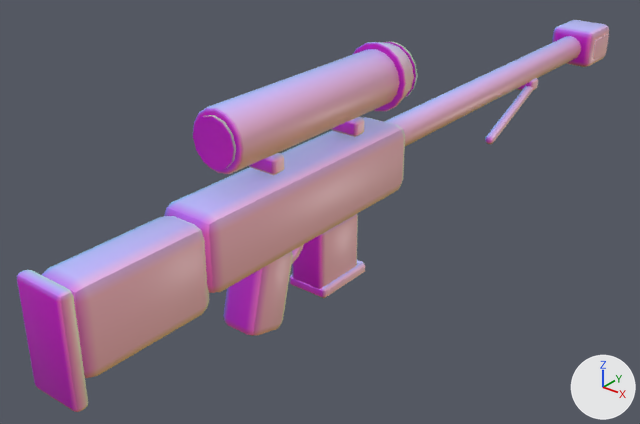
Two versions of the glTF model game/assets/models/weapons/wpn_amr.glb, one commit apart.
Camera for both pictures: a 50 mm camera at (0.289, -0.31, 0.228) aimed at (-0.031, 0.089, -0.02). The axes (+X, +Y, +Z) are drawn at lower right. The lights are the same throughout. The first picture is the older version. Where no turn or scale is listed for an object, it has been applied to the vertices. Vertices at exactly the same position are counted once.

The first picture shows 'wpn_amr_mesh'.
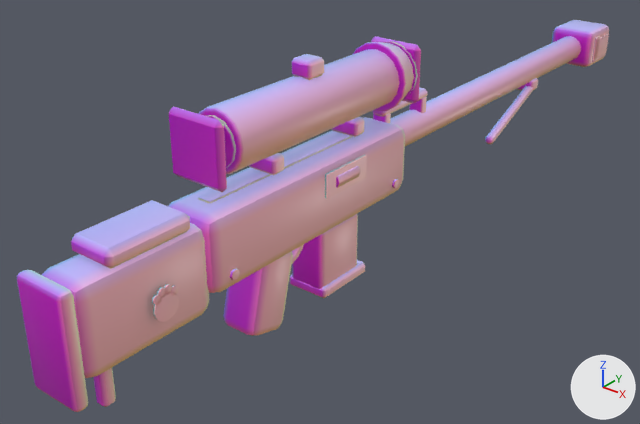
Boxes [x1, y1, x2, y2] around the edits, measured in the pictures (640 x 424 px):
part 1 of me_wpn_amr_mesh, added (blue)
    after: [71, 200, 190, 269]
part 2 of me_wpn_amr_mesh, added
    after: [291, 54, 324, 80]
part 3 of me_wpn_amr_mesh, added
    after: [373, 87, 428, 117]
part 4 of me_wpn_amr_mesh, added
    after: [373, 113, 391, 123]
part 5 of me_wpn_amr_mesh, added
    after: [409, 97, 427, 113]
part 6 of me_wpn_amr_mesh, added
    after: [198, 133, 353, 203]
part 7 of me_wpn_amr_mesh, added (pink)
    after: [325, 155, 367, 199]
part 8 of me_wpn_amr_mesh, added
    after: [592, 36, 600, 62]
part 9 of me_wpn_amr_mesh, added
    after: [152, 294, 162, 305]
part 10 of me_wpn_amr_mesh, added
    after: [157, 287, 167, 298]
part 11 of me_wpn_amr_mesh, added
    after: [164, 284, 172, 295]
part 12 of me_wpn_amr_mesh, added
    after: [171, 285, 178, 296]
part 13 of me_wpn_amr_mesh, added
    after: [336, 166, 360, 188]
part 14 of me_wpn_amr_mesh, added
    after: [230, 269, 240, 280]
part 15 of me_wpn_amr_mesh, added
    after: [392, 179, 399, 188]
part 16 of me_wpn_amr_mesh, added (purple)
    after: [169, 106, 227, 192]
part 17 of me_wpn_amr_mesh, added
    after: [371, 36, 421, 103]
part 18 of me_wpn_amr_mesh, added
    after: [94, 368, 116, 407]

What changed in the scene script:
```text
Change me_wpn_amr_mesh:
    remove me_wpn_amr_mesh.from_pydata(...)  # 1000 vertices, 1916 faces; spans x -0.025..0.025, y -0.137..0.42, z -0.046..0.093
    add me_wpn_amr_mesh.from_pydata(...)  # 1584 vertices, 2996 faces; spans x -0.025..0.025, y -0.137..0.42, z -0.046..0.098
    me_wpn_amr_mesh part 1: the loose piece of 24 vertices spanning x -0.014..0.014, y 0.037..0.079, z -0.044..-0.036 is copied, and the copy is scaled about its middle by (0.95, 1.17, 1.17), then moved by (0.0, -0.143, 0.085), in mat_m_toon_base; it spans x -0.014..0.014, y -0.11..-0.06, z 0.04..0.05
    me_wpn_amr_mesh part 2: the loose piece of 24 vertices spanning x -0.01..0.01, y 0.0..0.01, z 0.046..0.056 is copied, and the copy is scaled about its middle by (0.643, 1.51, 1), then moved by (0.0, 0.035, 0.042); it spans x -0.007..0.007, y 0.033..0.047, z 0.088..0.098
    me_wpn_amr_mesh part 3: the loose piece of 24 vertices spanning x -0.014..0.014, y 0.037..0.079, z -0.044..-0.036 is copied, and the copy is scaled about its middle by (0.293, 1.2, 0.667), then moved by (0.0, 0.072, 0.09); it spans x -0.005..0.005, y 0.105..0.155, z 0.047..0.053
    me_wpn_amr_mesh part 4: the loose piece of 24 vertices spanning x -0.01..0.01, y 0.07..0.08, z 0.046..0.056 is copied, and the copy is scaled about its middle by (0.489, 0.628, 1.4), then moved by (0.0, 0.035, -0.008); it spans x -0.005..0.005, y 0.107..0.113, z 0.037..0.049
    me_wpn_amr_mesh part 5: the loose piece of 24 vertices spanning x -0.01..0.01, y 0.07..0.08, z 0.046..0.056 is copied, and the copy is scaled about its middle by (0.489, 0.628, 1.4), then moved by (0.0, 0.075, -0.008); it spans x -0.005..0.005, y 0.147..0.153, z 0.037..0.049
    me_wpn_amr_mesh part 6: a new loose piece, a box spanning x -0.004..0.004, y -0.04..0.08, z 0.0442..0.0454, in mat_m_flat
    me_wpn_amr_mesh part 7: a new loose piece, a box spanning x 0.0181..0.0195, y 0.032..0.068, z 0.025..0.039, in mat_m_flat
    me_wpn_amr_mesh part 8: a new loose piece, a box spanning x 0.017..0.019, y 0.386..0.394, z 0.02..0.04, in mat_m_flat
    me_wpn_amr_mesh part 9: a new loose piece, a 12-sided cylinder along x spanning x 0.0182..0.0194, y -0.0924..-0.0877, z 0.0171..0.0219, in mat_m_flat
    me_wpn_amr_mesh part 10: a new loose piece, a 12-sided cylinder along x spanning x 0.0182..0.0194, y -0.0891..-0.0843, z 0.0193..0.0241, in mat_m_flat
    me_wpn_amr_mesh part 11: a new loose piece, a 12-sided cylinder along x spanning x 0.0182..0.0194, y -0.0857..-0.0809, z 0.0193..0.0241, in mat_m_flat
    me_wpn_amr_mesh part 12: a new loose piece, a 12-sided cylinder along x spanning x 0.0182..0.0194, y -0.0823..-0.0776, z 0.0171..0.0219, in mat_m_flat
    me_wpn_amr_mesh part 13: a new loose piece of 48 vertices spanning x 0.013..0.021, y 0.04..0.06, z 0.028..0.036, in mat_m_metal
    me_wpn_amr_mesh part 14: a new loose piece of 48 vertices spanning x 0.018..0.019, y -0.043..-0.037, z 0.007..0.013, in mat_m_metal
    me_wpn_amr_mesh part 15: a new loose piece of 48 vertices spanning x 0.018..0.019, y 0.097..0.103, z 0.007..0.013, in mat_m_metal
    me_wpn_amr_mesh part 16: a new loose piece of 24 vertices spanning x -0.018..0.018, y -0.045..-0.039, z 0.054..0.09, in mat_m_toon_base
    me_wpn_amr_mesh part 17: a new loose piece of 24 vertices spanning x -0.018..0.018, y 0.119..0.125, z 0.054..0.09, in mat_m_toon_base
    me_wpn_amr_mesh part 18: a new loose piece of 24 vertices spanning x -0.004..0.004, y -0.114..-0.106, z -0.035..-0.005, in mat_m_metal
    other edits to the shape of me_wpn_amr_mesh do not show in these pictures
```
